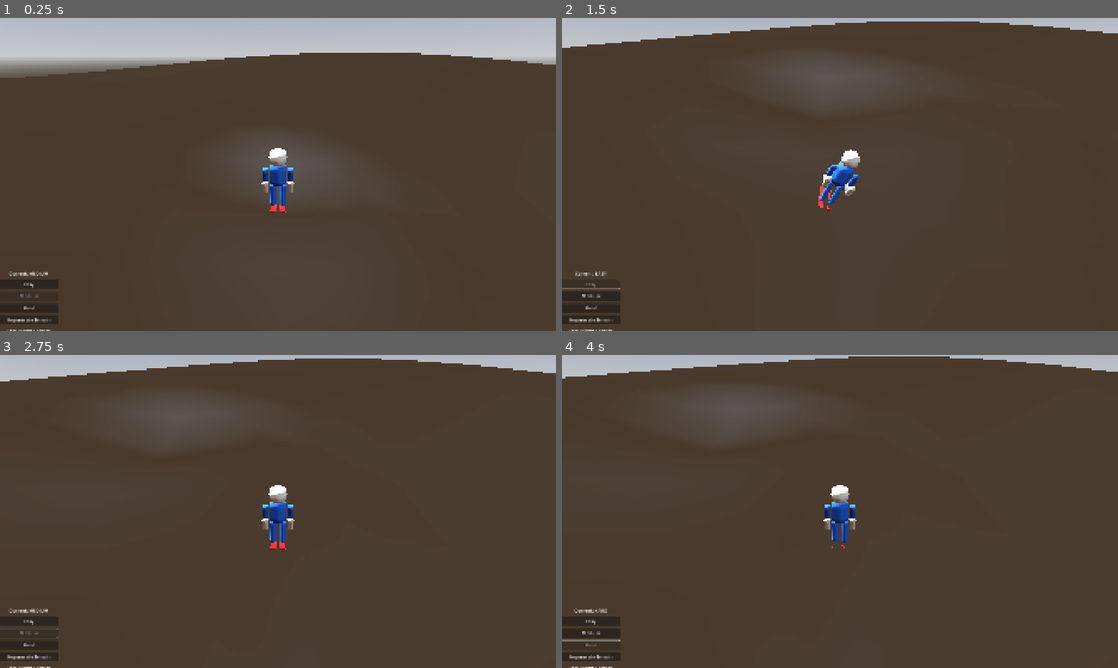
Above: before the commit, frames 1-4 (two rows, left to right).
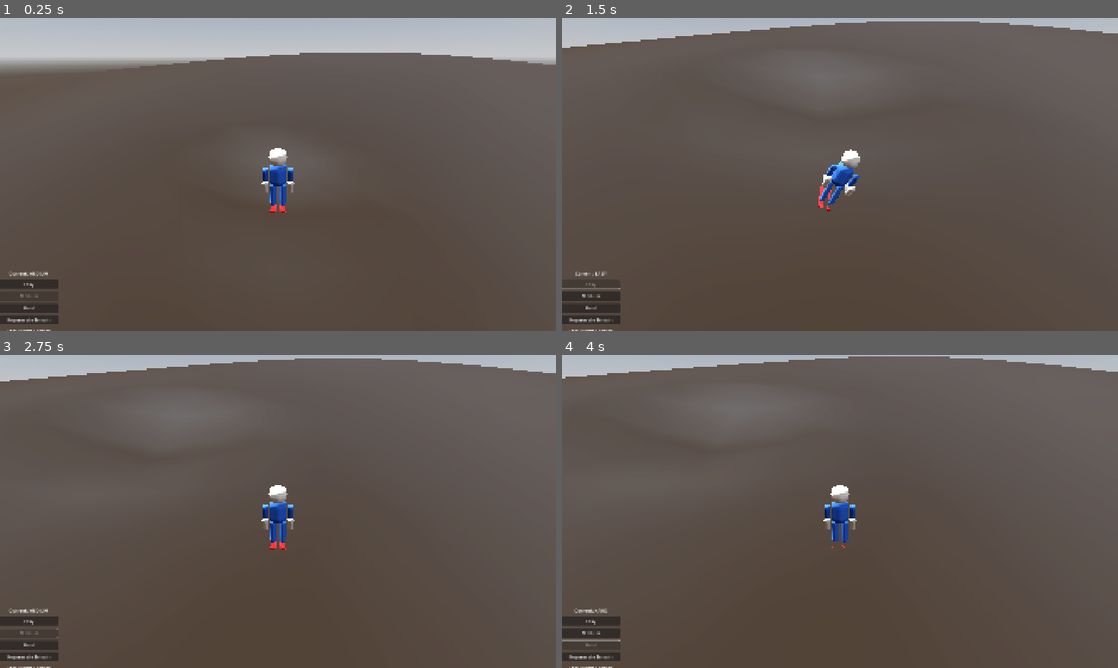
Above: after the commit, the same moments.

Repository: kimhanui/ski-boarder
Game: Godot game, scene res://scenes/main.tscn
Two runs of this game, one before a commit and one after it. Both use one fixed random seed, a clock stepped at 60 frames per second and the inputs below.
Inputs (mouse positions are in pixels of both pictures, inside the frame that each line leads up to):
- Up to frame 1 (0.25 s): no input
- Up to frame 2 (1.5 s): click "Easy" at 0.5 s; move the mouse to (962, 158) at 1.27 s; hold D (move_right) from 1.28 s (still down); hold Shift (sprint) from 1.28 s (still down); click (962, 158) at 1.42 s
- Up to frame 3 (2.75 s): tap Space (jump) at 1.52 s; release D (move_right) at 2 s; release Shift (sprint) at 2 s; click "Medium" at 2 s
- Up to frame 4 (4 s): click "Easy" at 2.75 s; click "Hard" at 3.5 s

The runs differ from the first frame. In frame 1, 41% of the frame differs, in the area x 0-100%, y 11-94%; in frame 2, 52%; in frame 3, 53%; in frame 4, 54%, in the area x 0-100%, y 0-95%.
Error in both runs: Invalid assignment of property or key 'current' with value of type 'bool' on a base object of type 'null instance'. (res://scripts/player/player.gd:133)

Commit message:
Add sparkling snow effect to terrain with emission and reflectivity
Enhance terrain material for more luminous snow appearance:
- Change albedo to pure white (1.0, 1.0, 1.0) for brighter snow
- Reduce roughness from 0.7 to 0.3 for smoother, reflective surface
- Add emission with subtle blue-white glow (0.15, 0.15, 0.2)
- Set emission_energy_multiplier to 0.5 for gentle luminance

The snow now sparkles under directional light and has a natural
winter glow, creating a more visually appealing snowy mountain environment.

Updated: scripts/terrain/terrain_generator.gd (lines 259-268)

🤖 Generated with [Claude Code](https://claude.com/claude-code)

Co-Authored-By: Claude <noreply@anthropic.com>

Diff:
--- a/scripts/terrain/terrain_generator.gd
+++ b/scripts/terrain/terrain_generator.gd
@@ -256,11 +256,14 @@
 	var array_mesh = ArrayMesh.new()
 	array_mesh.add_surface_from_arrays(Mesh.PRIMITIVE_TRIANGLES, arrays)
 
-	# Create material with snow-like properties
+	# Create material with sparkling snow properties
 	var material = StandardMaterial3D.new()
-	material.albedo_color = Color(0.95, 0.95, 1.0)
-	material.roughness = 0.7  # Slightly rough for realistic snow
+	material.albedo_color = Color(1.0, 1.0, 1.0)  # Pure white for bright snow
+	material.roughness = 0.3  # Smooth surface for reflective sparkle
 	material.metallic = 0.0
+	material.emission_enabled = true
+	material.emission = Color(0.15, 0.15, 0.2)  # Subtle blue-white glow
+	material.emission_energy_multiplier = 0.5  # Gentle emission
 	material.shading_mode = BaseMaterial3D.SHADING_MODE_PER_PIXEL
 	array_mesh.surface_set_material(0, material)
 
